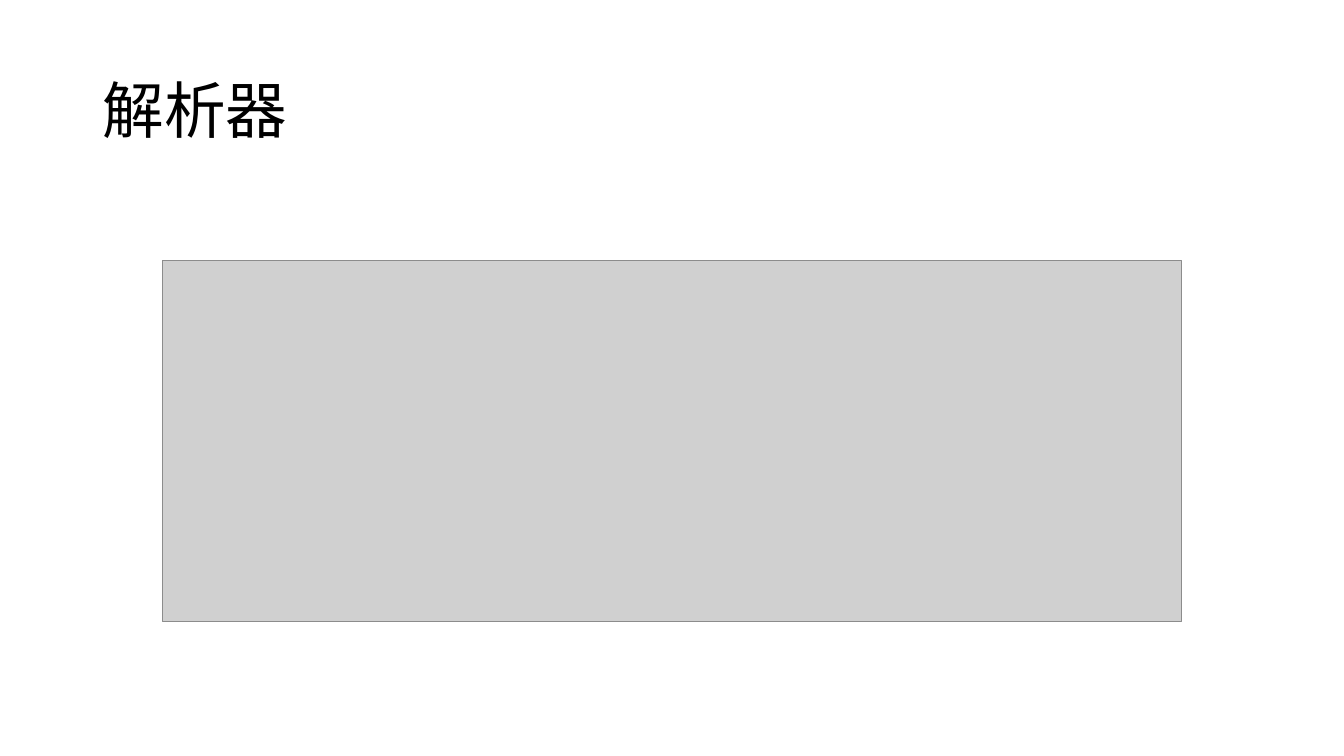
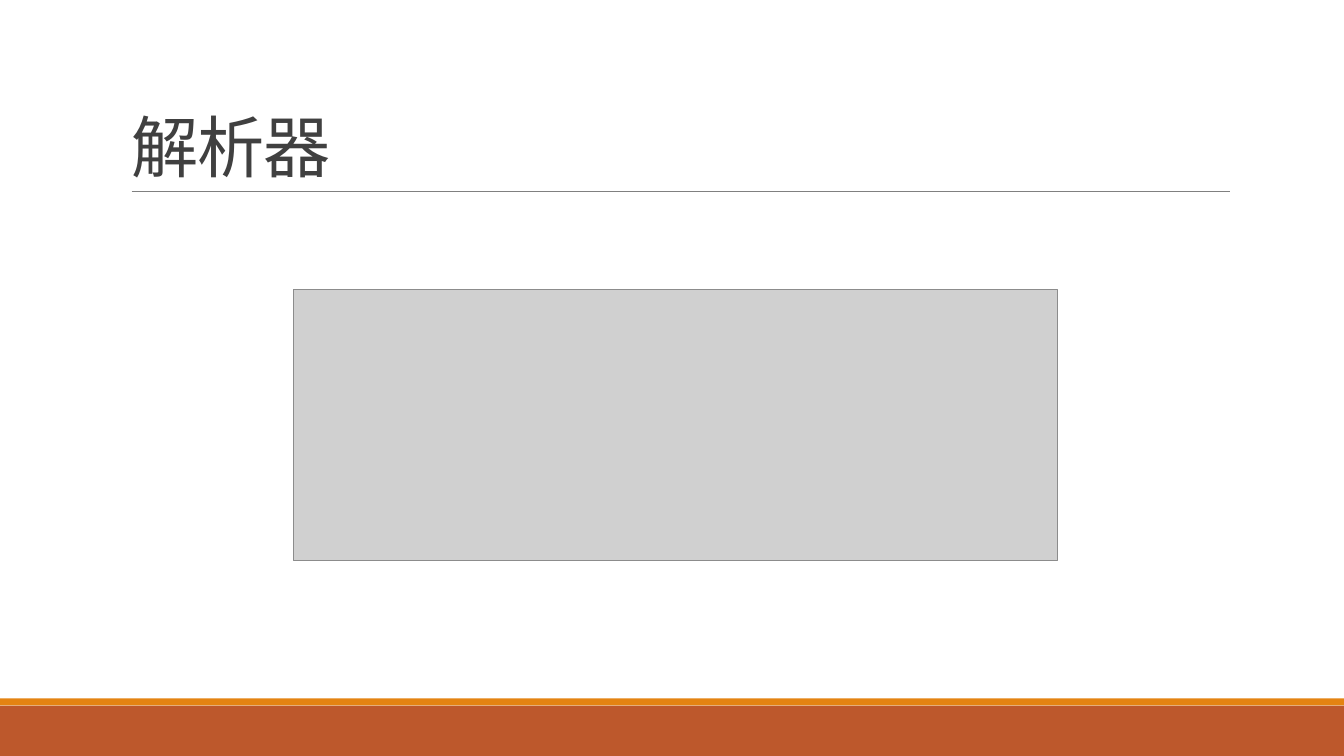
Before and after one commit to xcctbys/clawer, a slide deck: slide 14 of docs/Cloud_Clawer_Of_Princetechs.pptx. Drawn at 1344x756 pixels with LibreOffice and Linux fonts; fonts in the diff are those of the drawing; grey boxes stand for pictures. Boxes give left, top, right and bottom in pixels: in the first picture for what was removed or moved away, otherwise in the second. Text is boxed around its words. In the diff, an @@ line names an element or a change of style, - is before the commit and + after.

```diff
--- a/docs/Cloud_Clawer_Of_Princetechs.pptx
+++ b/docs/Cloud_Clawer_Of_Princetechs.pptx
@@ title "解析器": place and size @@
-title "解析器" at box(102, 81, 287, 138)
+title "解析器" at box(131, 115, 331, 178)
@@ title "解析器" at box(131, 115, 331, 178): size 44 to 48 pt, font Noto Sans CJK SC to Calibri, text colour #000000 to #404040, letter spacing 0 to -0.5 pt; line spacing 0.9 to 0.85; vertical alignment middle to bottom @@
@@ line added from (132, 192) to (1231, 192), #808080 0.5 pt @@
@@ picture: place and size @@
-picture at box(162, 260, 1182, 621)
+picture at box(293, 290, 1058, 562)
@@ rectangle added at box(0, 706, 1344, 756), fill #BD582C @@
@@ rectangle added at box(0, 699, 1344, 706), fill #E48312 @@
```
Also in this commit, not shown: 14 other slides changed.
